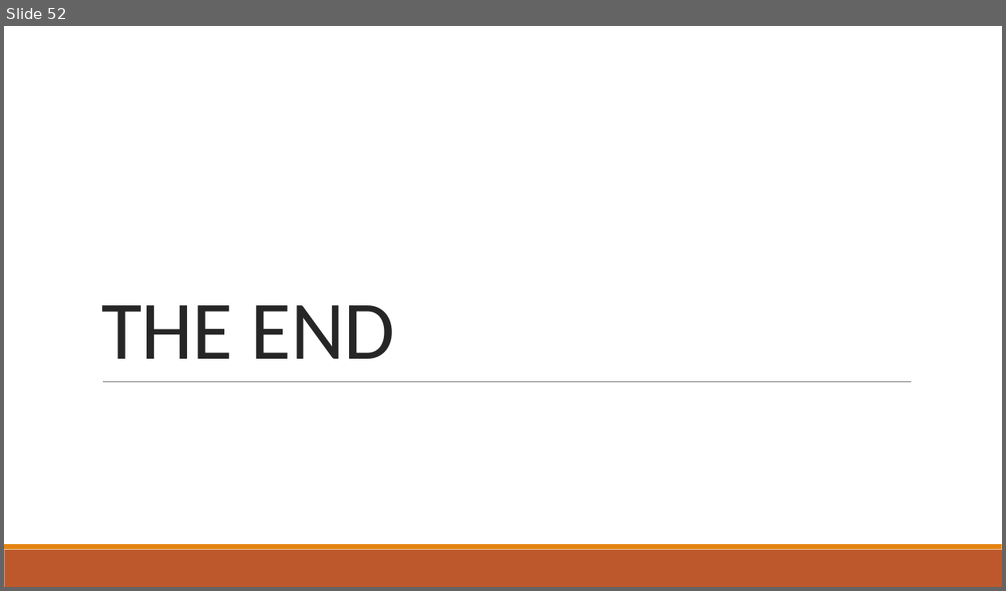
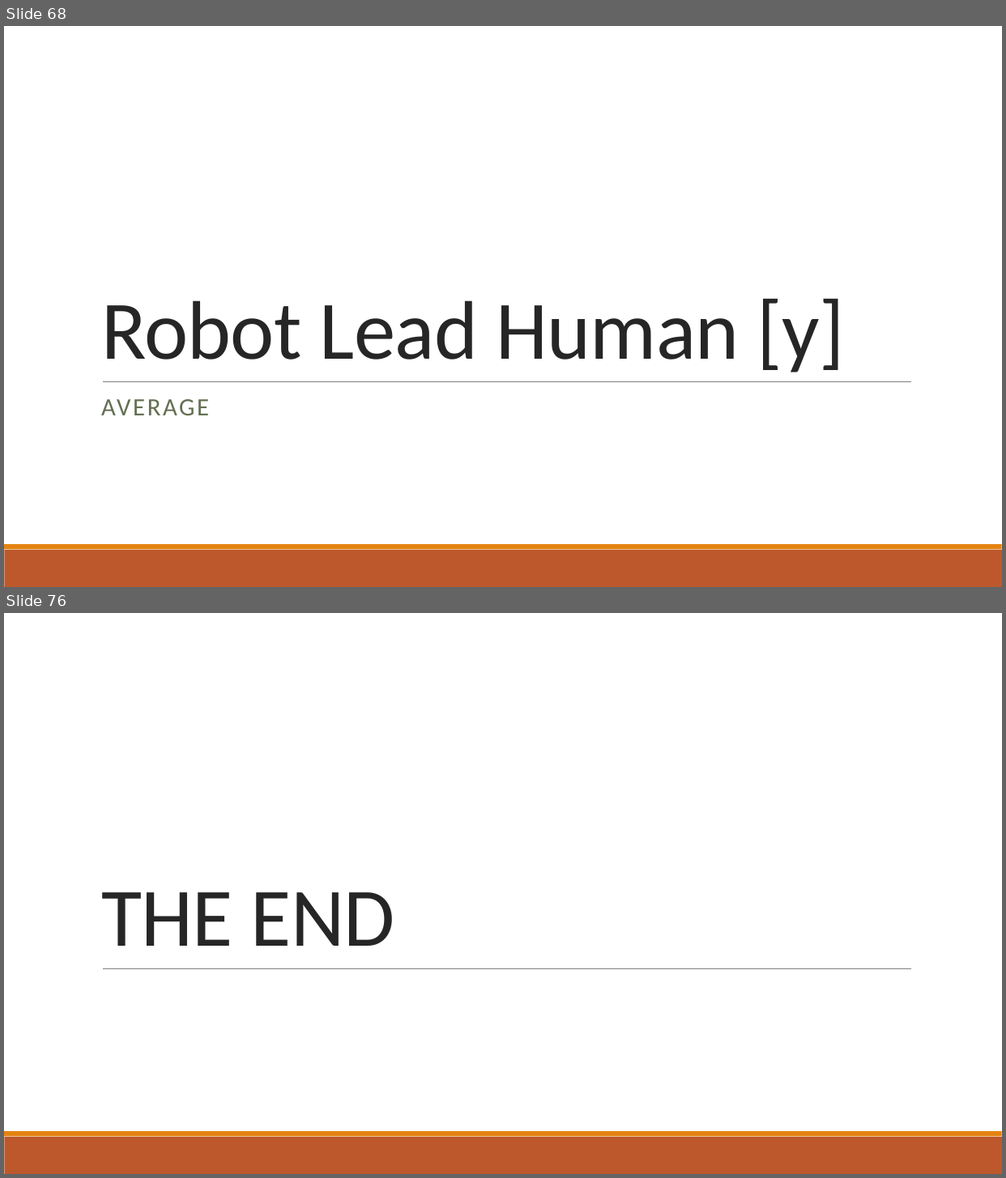
Before and after one commit to mpan31415/AutonomyFitts, a slide deck: R_analysis/results_interpretation_short.pptx. Shown one above the other, each under a label of ours: slide 52 before the commit, slides 68 and 76 after it; the slides between them are not shown. The pictures are 1006x591 and 1006x1178 pixels, drawn with LibreOffice and Linux fonts; fonts in the diff are those of the drawing. Boxes give left, top, right and bottom in pixels: in the first picture for what was removed or moved away, otherwise in the second. Text is boxed around its words. In the diff, an @@ line names an element or a change of style, - is before the commit and + after.

```diff
--- a/R_analysis/results_interpretation_short.pptx
+++ b/R_analysis/results_interpretation_short.pptx
@@ slide 68 added at bbox=[4, 26, 1002, 587], background #FFFFFF; not listed: 3 template elements that a slide beside it also shows @@
@@ title added at bbox=[101, 298, 845, 373], 80 pt, text #262626 @@
+Robot Lead Human [y]
@@ text added at bbox=[101, 399, 209, 416], 24 pt, text #637052 @@
+AVERAGE
@@ what was slide 52 is now slide 76 @@
```
Also in this commit, not shown: 23 other slides added, 2 other files.
